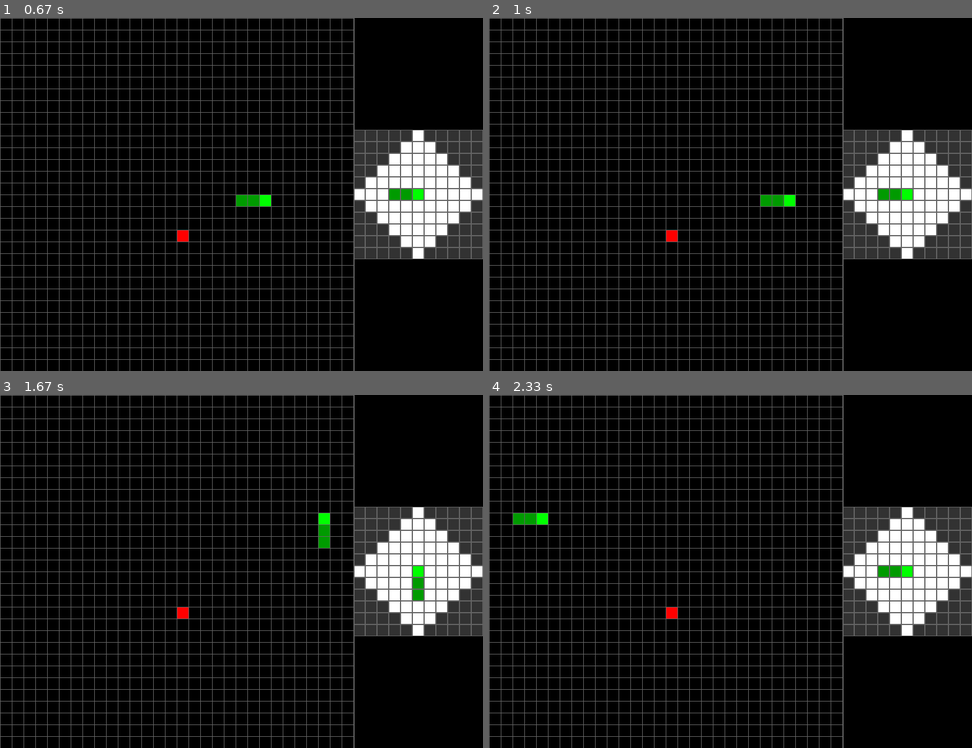
Above: before the commit, frames 1-4 (two rows, left to right).
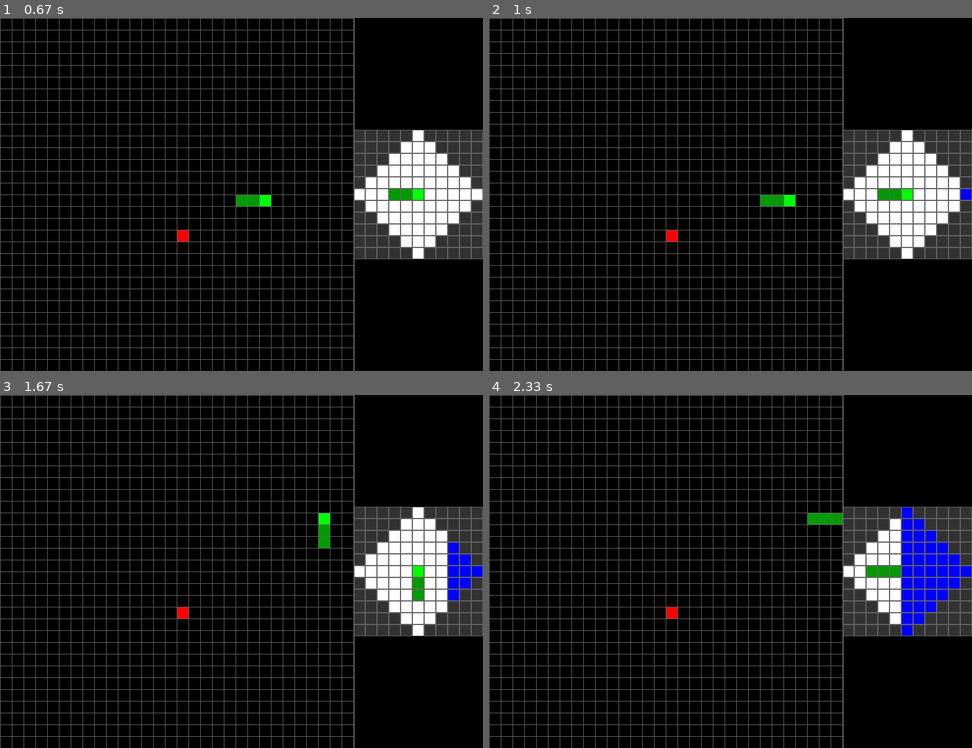
Above: after the commit, the same moments.

Repository: korolaab/RL-Snake-game-with-fog-of-war-mechanic
Game: pygame game, started from snake_fog.py
Two runs of this game, one before a commit and one after it. Both use one fixed random seed, a clock stepped at 60 frames per second and the inputs below.
Inputs:
- Up to frame 1 (0.67 s): tap Enter at 0.33 s
- Up to frame 2 (1 s): hold Right from 0.67 s (still down)
- Up to frame 3 (1.67 s): release Right at 1.13 s; hold Up 1.17-1.63 s
- Up to frame 4 (2.33 s): hold Right 1.67-2.13 s

Frame 1 is identical in both runs. In frame 2, less than 0.1% of the frame differs, in the area x 97-100%, y 48-52%; in frame 3, 0.6%; in frame 4, 2.9%, in the area x 5-100%, y 31-69%.

Commit message:
added game over on the border

Diff:
--- a/snake_fog.py
+++ b/snake_fog.py
@@ -6,7 +6,7 @@
 CELL_SIZE = 20
 GRID_WIDTH = 30
 GRID_HEIGHT = 30
-GAME_WIDTH = GRID_WIDTH * CELL_SIZE  # 600 пикселей
+GAME_WIDTH = GRID_WIDTH * CELL_SIZE   # 600 пикселей
 GAME_HEIGHT = GRID_HEIGHT * CELL_SIZE  # 600 пикселей
 
 FPS = 10
@@ -28,12 +28,13 @@
 GREEN     = (0, 255, 0)
 DARKGREEN = (0, 155, 0)
 RED       = (255, 0, 0)
+BLUE      = (0, 0, 255)      # Для отображения столкновения с границей
 GRAY      = (100, 100, 100)
 DARKGRAY  = (50, 50, 50)
 
 pygame.init()
 screen = pygame.display.set_mode((WINDOW_WIDTH, WINDOW_HEIGHT))
-pygame.display.set_caption("Snake + Вид змеи")
+pygame.display.set_caption("Snake + Вид змеи (граница = смерть)")
 clock = pygame.time.Clock()
 
 def random_food_position(snake):
@@ -47,18 +48,19 @@
     game_rect = pygame.Rect(0, 0, GAME_WIDTH, GAME_HEIGHT)
     pygame.draw.rect(screen, BLACK, game_rect)
 
-    # Отрисовка еды
-    food_rect = pygame.Rect(food[0] * CELL_SIZE, food[1] * CELL_SIZE, CELL_SIZE, CELL_SIZE)
-    pygame.draw.rect(screen, RED, food_rect)
+    # Отрисовка еды (если еда находится в пределах поля)
+    if 0 <= food[0] < GRID_WIDTH and 0 <= food[1] < GRID_HEIGHT:
+        food_rect = pygame.Rect(food[0] * CELL_SIZE, food[1] * CELL_SIZE, CELL_SIZE, CELL_SIZE)
+        pygame.draw.rect(screen, RED, food_rect)
 
-    # Отрисовка змейки (голова выделена ярким цветом)
+    # Отрисовка змейки
     for i, cell in enumerate(snake):
         x, y = cell
         rect = pygame.Rect(x * CELL_SIZE, y * CELL_SIZE, CELL_SIZE, CELL_SIZE)
         color = GREEN if i == 0 else DARKGREEN
         pygame.draw.rect(screen, color, rect)
 
-    # Дополнительно: рисуем сетку
+    # Рисуем сетку для удобства
     for x in range(0, GAME_WIDTH, CELL_SIZE):
         pygame.draw.line(screen, GRAY, (x, 0), (x, GAME_HEIGHT))
     for y in range(0, GAME_HEIGHT, CELL_SIZE):
@@ -66,24 +68,21 @@
 
 def draw_vision_area(snake, food):
     # Окно видения (правая часть окна)
-    # Чтобы окно видения было не в самом углу, центрируем его по вертикали
-    vision_x_offset = GAME_WIDTH  # правая часть начинается после игровой области
+    vision_x_offset = GAME_WIDTH  # начало правой части
     vision_y_offset = (GAME_HEIGHT - VISION_HEIGHT) // 2  # выравнивание по центру по вертикали
 
-    # Заполняем область видения фоном для клеток, вне зоны обзора (темно-серым)
+    # Заполняем область видения базовым фоном (темно-серым)
     vision_area_rect = pygame.Rect(vision_x_offset, vision_y_offset, VISION_WIDTH, VISION_HEIGHT)
     pygame.draw.rect(screen, DARKGRAY, vision_area_rect)
 
     # Получаем координаты головы змейки
     head_x, head_y = snake[0]
 
-    # Проходим по всем клеткам окна видения (11×11)
+    # Отрисовываем сетку видения (11x11 клеток)
     for i in range(VISION_GRID_SIZE):
         for j in range(VISION_GRID_SIZE):
-            dx = i - VISION_RADIUS  # смещение по горизонтали относительно головы
-            dy = j - VISION_RADIUS  # смещение по вертикали относительно головы
-
-            # Вычисляем положение клетки в области окна видения
+            dx = i - VISION_RADIUS  # смещение относительно головы
+            dy = j - VISION_RADIUS
             cell_rect = pygame.Rect(
                 vision_x_offset + i * VISION_CELL_SIZE,
                 vision_y_offset + j * VISION_CELL_SIZE,
@@ -92,29 +91,29 @@
             )
             # Если клетка находится в пределах манхэттенского расстояния
             if abs(dx) + abs(dy) <= VISION_RADIUS:
-                # Определяем соответствующую клетку в игровой сетке (учитываем обертывание)
-                cell_x = (head_x + dx) % GRID_WIDTH
-                cell_y = (head_y + dy) % GRID_HEIGHT
-                cell = (cell_x, cell_y)
-                # Определяем цвет клетки в зависимости от содержимого
-                if cell == snake[0]:
-                    color = GREEN  # Голова змейки
-                elif cell in snake:
-                    color = DARKGREEN  # Тело змейки
-                elif cell == food:
-                    color = RED  # Еда
+                nx = head_x + dx
+                ny = head_y + dy
+                # Если клетка выходит за пределы игрового поля – окрашиваем в синий
+                if nx < 0 or nx >= GRID_WIDTH or ny < 0 or ny >= GRID_HEIGHT:
+                    color = BLUE
                 else:
-                    color = WHITE  # Пустая клетка
+                    cell = (nx, ny)
+                    if cell == snake[0]:
+                        color = GREEN   # Голова змейки
+                    elif cell in snake:
+                        color = DARKGREEN  # Тело змейки
+                    elif cell == food:
+                        color = RED    # Еда
+                    else:
+                        color = WHITE  # Пустая клетка
             else:
-                # Если клетка находится за пределами видимости, оставляем фон DARKGRAY
+                # За пределами видимости
                 color = DARKGRAY
-
             pygame.draw.rect(screen, color, cell_rect)
-            # Рисуем рамку клетки
             pygame.draw.rect(screen, GRAY, cell_rect, 1)
 
 def main():
-    # Начальное состояние змейки (начинаем с длины 3)
+    # Начальное состояние змейки (длина 3)
     snake = [(GRID_WIDTH // 2, GRID_HEIGHT // 2),
              (GRID_WIDTH // 2 - 1, GRID_HEIGHT // 2),
              (GRID_WIDTH // 2 - 2, GRID_HEIGHT // 2)]
@@ -129,21 +128,27 @@
                 pygame.quit()
                 sys.exit()
             elif event.type == pygame.KEYDOWN:
-                if event.key == pygame.K_UP and direction != (0, 1):
-                    direction = (0, -1)
-                elif event.key == pygame.K_DOWN and direction != (0, -1):
-                    direction = (0, 1)
-                elif event.key == pygame.K_LEFT and direction != (1, 0):
-                    direction = (-1, 0)
-                elif event.key == pygame.K_RIGHT and direction != (-1, 0):
-                    direction = (1, 0)
+                # Игровое управление не работает после game_over
+                if not game_over:
+                    if event.key == pygame.K_UP and direction != (0, 1):
+                        direction = (0, -1)
+                    elif event.key == pygame.K_DOWN and direction != (0, -1):
+                        direction = (0, 1)
+                    elif event.key == pygame.K_LEFT and direction != (1, 0):
+                        direction = (-1, 0)
+                    elif event.key == pygame.K_RIGHT and direction != (-1, 0):
+                        direction = (1, 0)
 
         if not game_over:
             head_x, head_y = snake[0]
             dx, dy = direction
-            new_head = ((head_x + dx) % GRID_WIDTH, (head_y + dy) % GRID_HEIGHT)
-            # Проверка столкновения змейки с собой
-            if new_head in snake:
+            new_head = (head_x + dx, head_y + dy)
+            # Проверка столкновения с границей
+            if new_head[0] < 0 or new_head[0] >= GRID_WIDTH or new_head[1] < 0 or new_head[1] >= GRID_HEIGHT:
+                snake.insert(0, new_head)
+                game_over = True
+            # Проверка столкновения с телом змейки
+            elif new_head in snake:
                 game_over = True
             else:
                 snake.insert(0, new_head)
@@ -157,7 +162,7 @@
         # Отрисовка правой части – окно видения змеи
         draw_vision_area(snake, food)
 
-        # Рисуем вертикальную разделительную линию между областями
+        # Разделительная вертикальная линия между областями
         pygame.draw.line(screen, GRAY, (GAME_WIDTH, 0), (GAME_WIDTH, WINDOW_HEIGHT), 2)
 
         pygame.display.flip()
